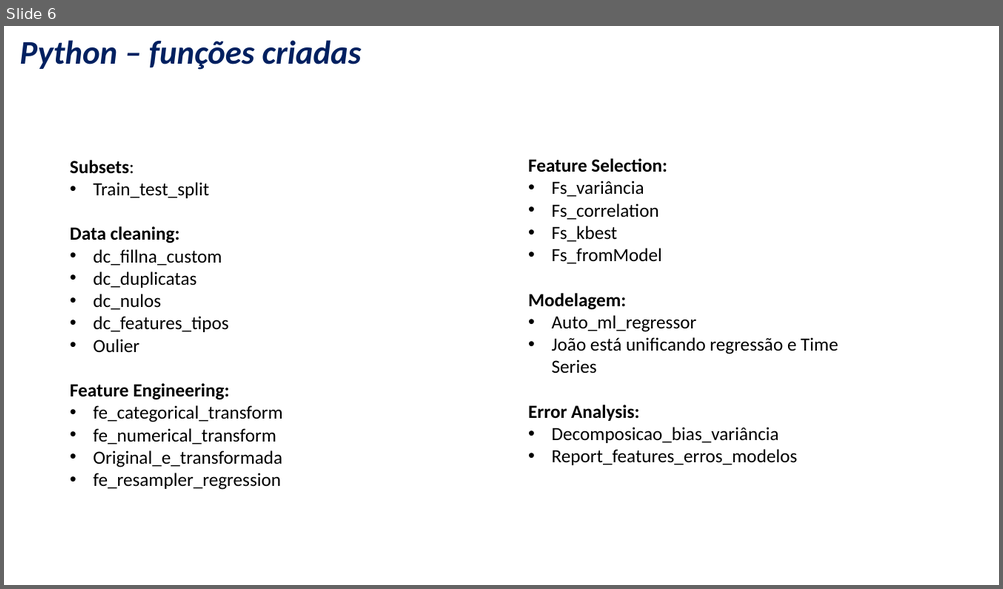
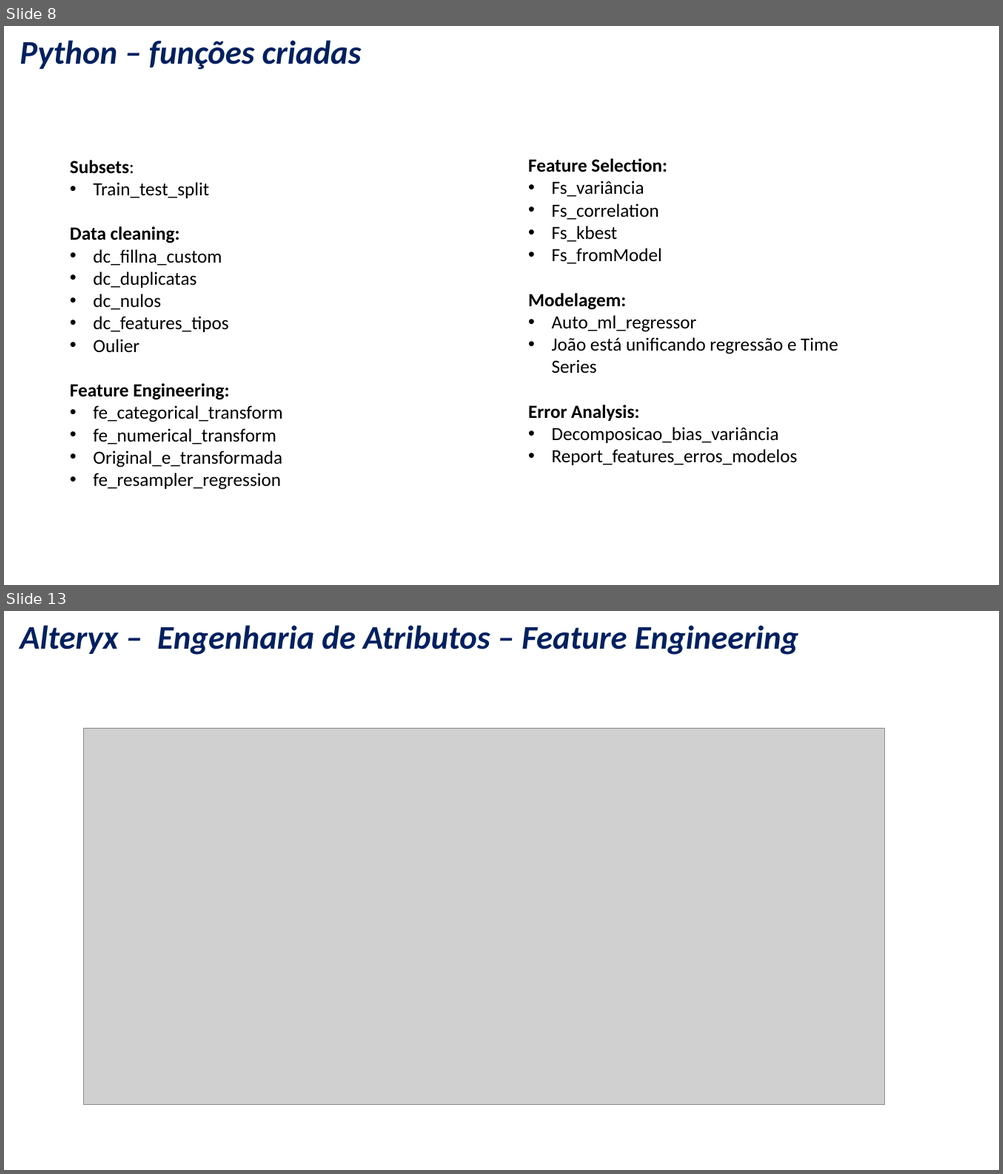
Before and after one commit to nogueira-cavalcante/data_science_framework, a slide deck: relevant_files/Framework_advanced_analytics.pptx. Shown one above the other, each under a label of ours: slide 6 before the commit, slides 8 and 13 after it; the slides between them are not shown. The pictures are 1003x589 and 1003x1174 pixels, drawn with LibreOffice and Linux fonts; fonts in the diff are those of the drawing; grey boxes stand for pictures; background and template pictures are left out. Boxes give left, top, right and bottom in pixels: in the first picture for what was removed or moved away, otherwise in the second. Text is boxed around its words. In the diff, an @@ line names an element or a change of style, - is before the commit and + after.

```diff
--- a/relevant_files/Framework_advanced_analytics.pptx
+++ b/relevant_files/Framework_advanced_analytics.pptx
@@ slide 13 added at <box>4,611,999,1170</box>, background picture (left out) @@
@@ title added at <box>20,625,798,655</box>, 32 pt, text #002060, bold, italic @@
+Alteryx – Engenharia de Atributos – Feature Engineering
@@ picture added at <box>84,728,885,1105</box> @@
@@ what was slide 6 is now slide 8 @@
```
Also in this commit, not shown: 5 slides changed, 8 other slides added, 1 slide removed, 10 other files.
